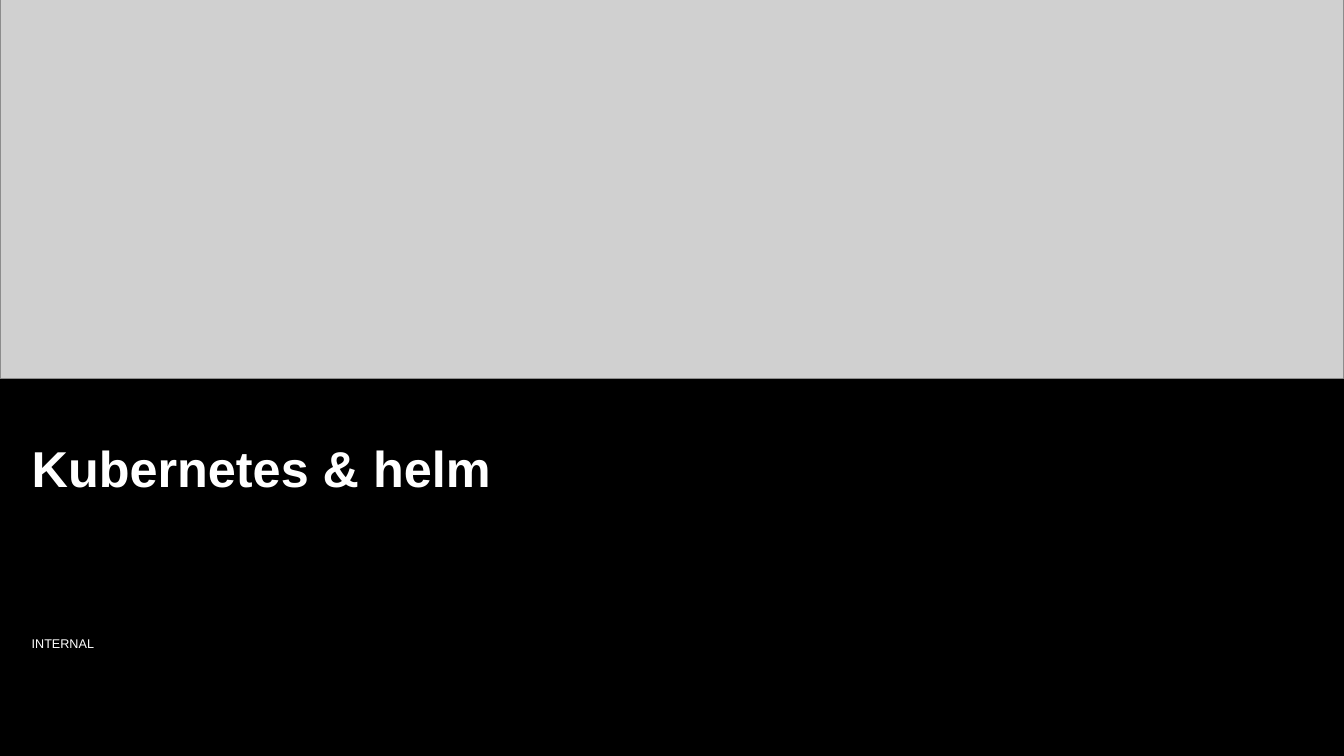
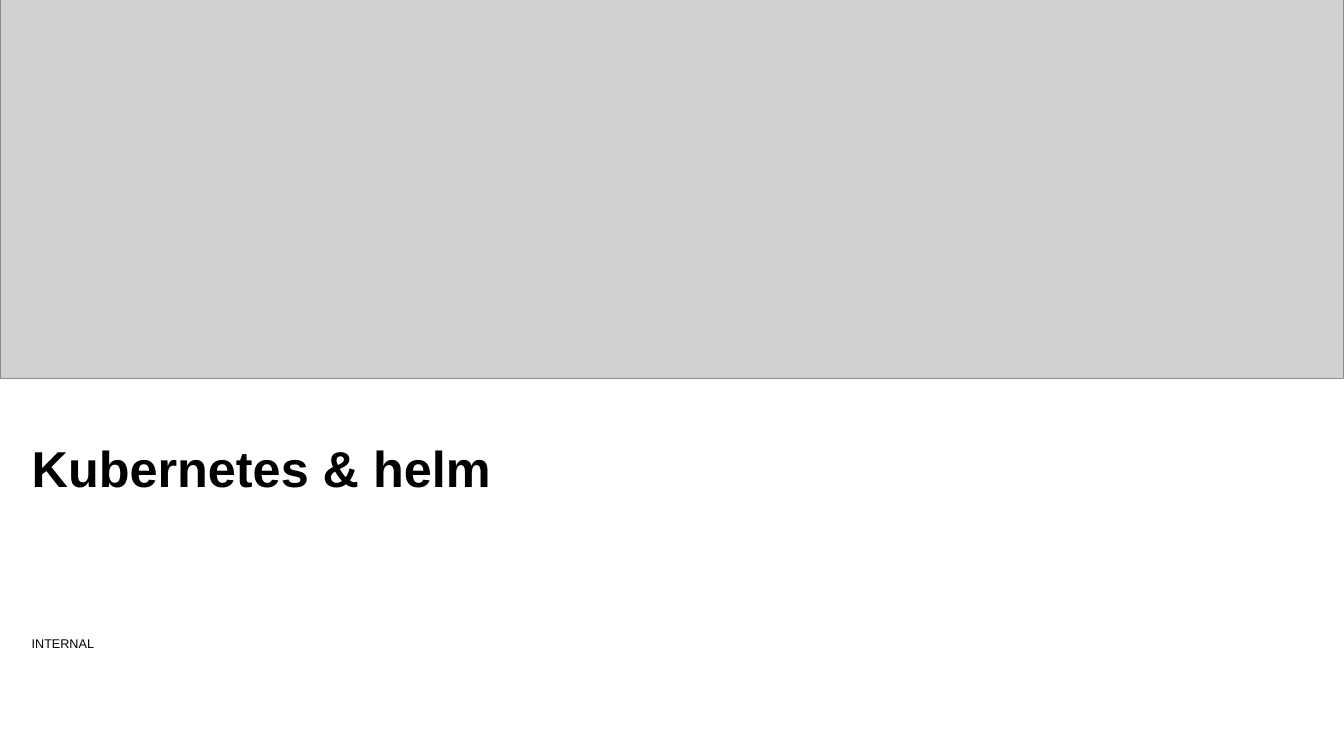
Before and after one commit to cuijiyao01/docker-k8s-training, a slide deck: slide 1 of kubernetes/12_helm.pptx. Drawn at 1344x756 pixels with LibreOffice and Linux fonts; fonts in the diff are those of the drawing; grey boxes stand for pictures; background and template pictures are left out. Boxes give left, top, right and bottom in pixels: in the first picture for what was removed or moved away, otherwise in the second. Text is boxed around its words. In the diff, an @@ line names an element or a change of style, - is before the commit and + after.

Commit message:
switch to white background

```diff
--- a/kubernetes/12_helm.pptx
+++ b/kubernetes/12_helm.pptx
@@ background #000000 to #FFFFFF @@
@@ text "Kubernetes & helm" at bbox=[32, 450, 491, 488]: text colour #FFFFFF to #000000 @@
@@ text "INTERNAL" at bbox=[32, 639, 94, 648]: text colour #FFFFFF to #000000 @@
```
Also in this commit, not shown: 11 other slides changed, 1 slide added, 1 slide removed.
